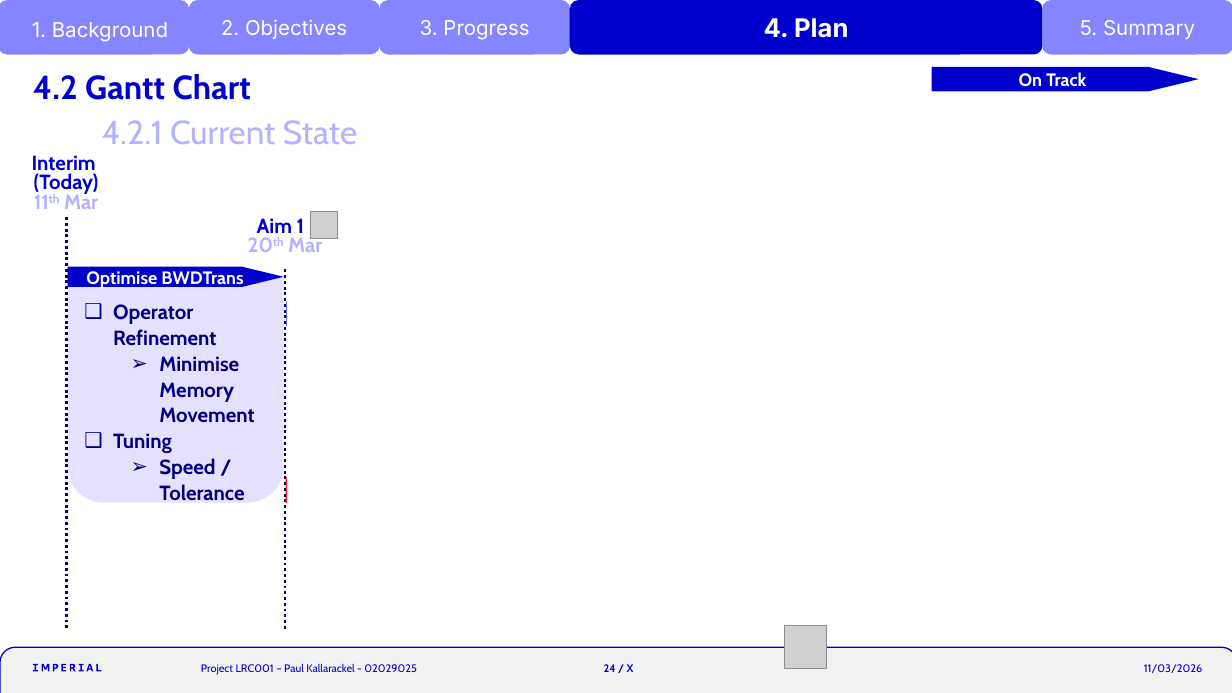
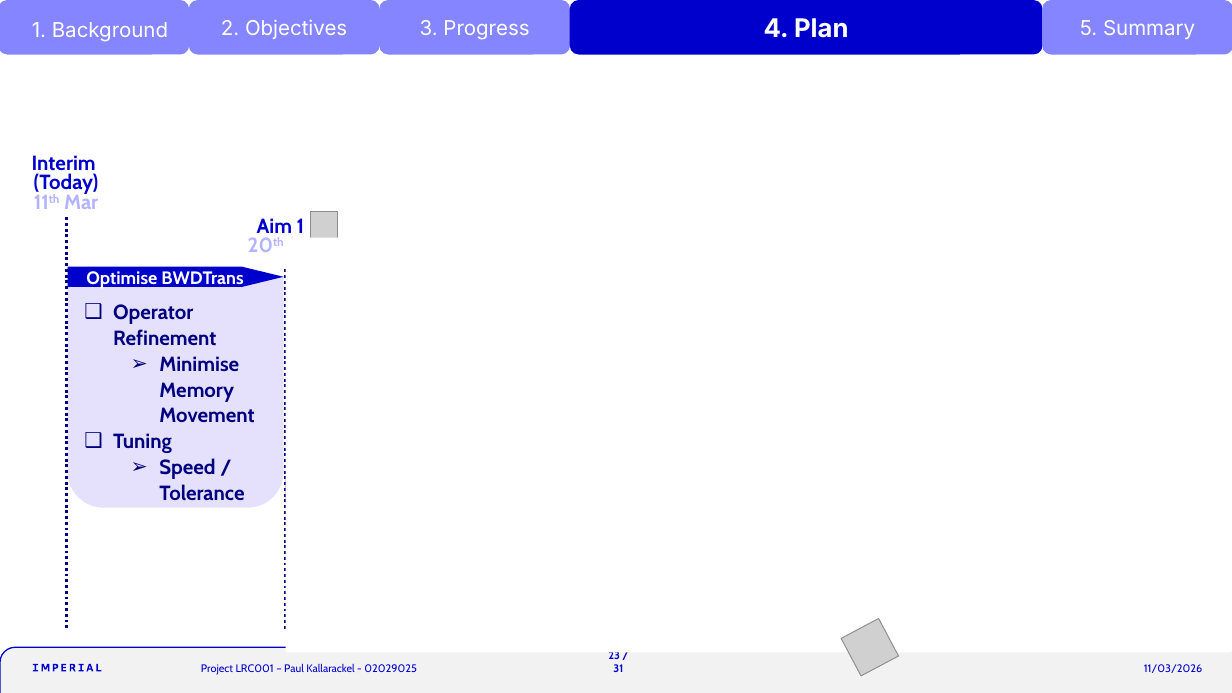
Before and after one commit to krackalackel02/FYP-Interim, a slide deck: slide 23 of Interim.pptm (slide 24 before the commit). Drawn at 1232x693 pixels with LibreOffice and Linux fonts; fonts in the diff are those of the drawing; grey boxes stand for pictures. Boxes give left, top, right and bottom in pixels: in the first picture for what was removed or moved away, otherwise in the second. Text is boxed around its words. In the diff, an @@ line names an element or a change of style, - is before the commit and + after.

```diff
--- a/Interim.pptm
+++ b/Interim.pptm
@@ title removed at (33,74,251,100) @@
-4.2 Gantt Chart
@@ pentagon arrow removed at (932,67,1199,91) @@
-On Track
@@ text removed at (102,120,357,144) @@
-4.2.1 Current State
@@ rectangle: place and size @@
-rectangle at (287,265,1232,632)
+rectangle at (449,141,1232,508)
@@ rectangle: place and size @@
-rectangle at (346,158,1232,573)
+rectangle at (286,238,1232,653)
@@ round same rect: place and size @@
-round same rect at (67,277,284,503)
+round same rect at (67,277,284,508)
@@ round same rect removed at (287,491,502,571) @@
@@ picture at (841,618,898,676): rotation 0 to 62 degrees @@
@@ text at (608,652,623,672): text changed @@
-24 / X
+23 / 31
```
Also in this commit, not shown: 26 other slides changed, 4 slides added, 5 slides removed, 5 other files.
